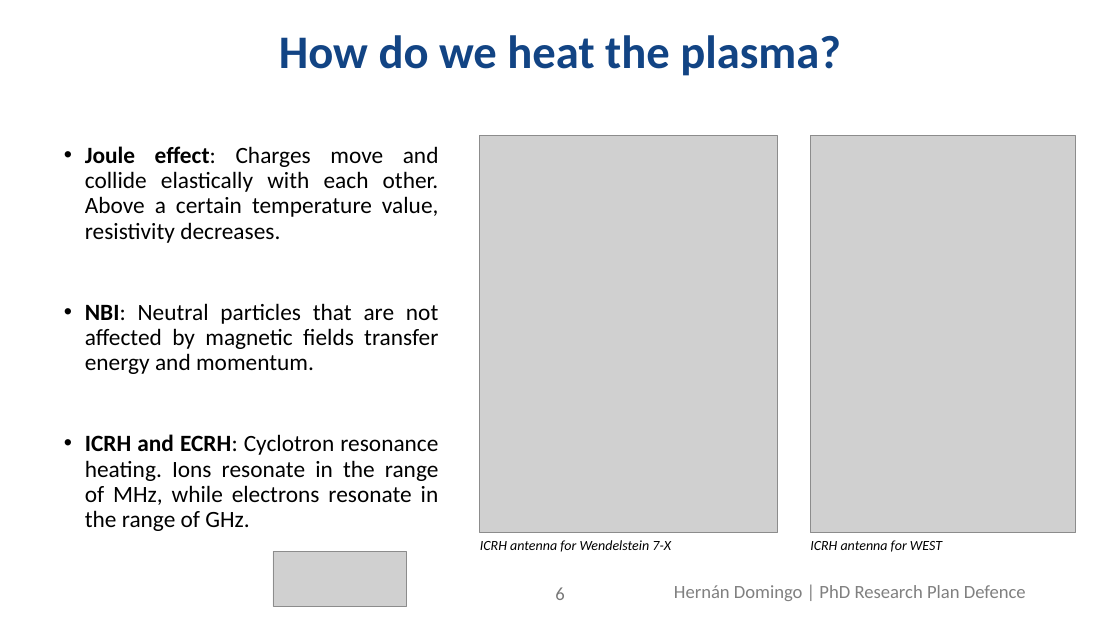
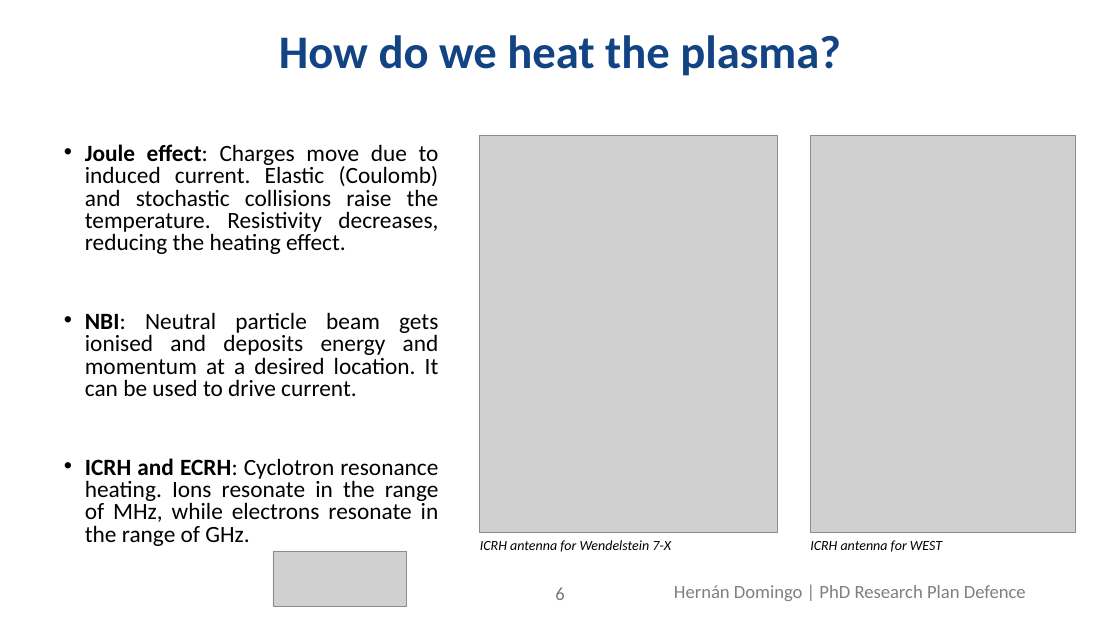
Before and after one commit to hernandr54/PhD-Research-Plan-Defence, a slide deck: slide 6 of research_plan.pptx. Drawn at 1120x630 pixels with LibreOffice and Linux fonts; fonts in the diff are those of the drawing; grey boxes stand for pictures; background and template pictures are left out. Boxes give left, top, right and bottom in pixels: in the first picture for what was removed or moved away, otherwise in the second. Text is boxed around its words. In the diff, an @@ line names an element or a change of style, - is before the commit and + after.

```diff
--- a/research_plan.pptx
+++ b/research_plan.pptx
@@ text at <box>85,144,439,396</box>: text changed @@
-• Joule effect: Charges move and collide elastically with each other. Above a certain temperature value, resistivity decreases.
-• NBI: Neutral particles that are not affected by magnetic fields transfer energy and momentum.
+• Joule effect: Charges move due to induced current. Elastic (Coulomb) and stochastic collisions raise the temperature. Resistivity decreases, reducing the heating effect.
+• NBI: Neutral particle beam gets ionised and deposits energy and momentum at a desired location. It can be used to drive current.
@@ text at <box>85,458,439,546</box>: line spacing 0.9 to 0.8 @@
```
Also in this commit, not shown: 9 other slides changed, 2 slides added.
